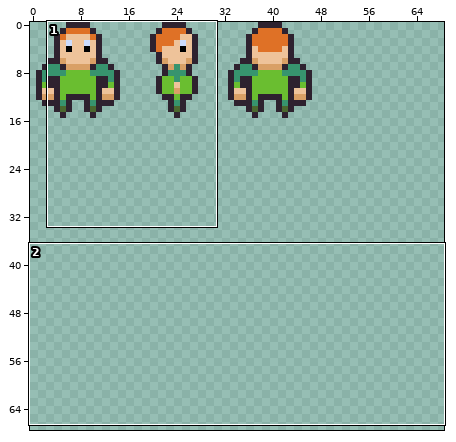
Two states of a sprite sheet, Data/Tiles/CharactersSheet.png. Above, an overview of the earlier version with the close-up marked.
Close-up. The starting point:
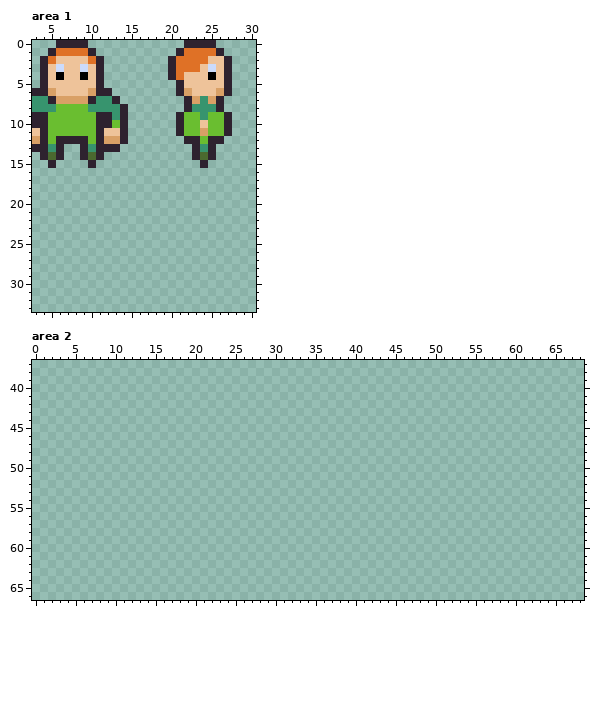
The file is 128x128 pixels. Shown: area 1: x 3..30, y 0..33; area 2: x 0..68, y 37..66. The wide view leaves out empty margins.
After the commit:
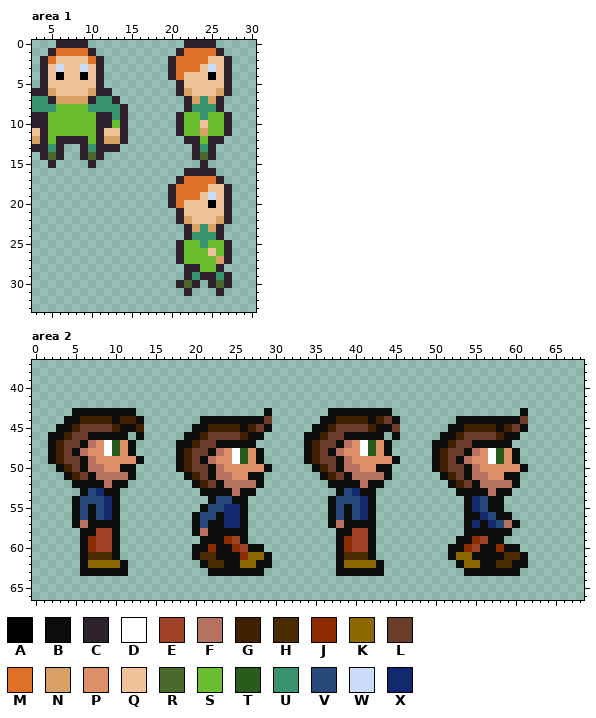
Palette (. is transparent): A #000000  B #0c0c0b  C #2e222f  D #ffffff  E #9f4228  F #b67261  G #412000  H #4b2c00  J #8d2a00  K #8d6700  L #6a3d2a  M #df7126  N #d9a066  P #df8f68  Q #eec39a  R #4b692f  S #6abe30  T #295c1c  U #37946e  V #254a79  W #cbdbfc  X #12296f
Log entry: Added light mask and new character sheet
From old to new:
--- area 1
@@ x 18..29 @@
 15 ......C.....
-16 ............
-17 ............
-18 ............
-19 ............
-20 ............
-21 ............
-22 ............
-23 ............
-24 ............
-25 ............
-26 ............
-27 ............
-28 ............
-29 ............
-30 ............
-31 ............
+16 ....CCCC....
+17 ...CMMMMC...
+18 ..CMMMMQQC..
+19 ..CMMMQWQC..
+20 ..CMQQQAQC..
+21 ...CQQQQQC..
+22 ...CNQQQNC..
+23 ....CNUNC...
+24 ....CUUUC...
+25 ...CSSUSSC..
+26 ...CSSSQSC..
+27 ...CSSSSNC..
+28 ....CCSSC...
+29 ....CUCCUC..
+30 ...CRC.CRC..
+31 ....C...C...
 32 ............
--- area 2
@@ x 0..68 @@
 42 .....................................................................
-43 .....................................................................
-44 .....................................................................
-45 .....................................................................
-46 .....................................................................
-47 .....................................................................
-48 .....................................................................
-49 .....................................................................
-50 .....................................................................
-51 .....................................................................
-52 .....................................................................
-53 .....................................................................
-54 .....................................................................
-55 .....................................................................
-56 .....................................................................
-57 .....................................................................
-58 .....................................................................
-59 .....................................................................
-60 .....................................................................
-61 .....................................................................
-62 .....................................................................
-63 .....................................................................
+43 .....BBBBBBBB................B.......BBBBBBBB................B.......
+44 ....BBGGGGBGGB.......BBBBBBBBL......BBGGGGBGLB.......BBBBBBBBL.......
+45 ...BBGLLLLGBBG......BBGGGGBGLB.....BBGLLLLGBBL......BBGGGGBGLB.......
+46 ..BBGLLBBBBB.B.....BBGLLLLGBB.....BBGLLBBBBB.B.....BBGLLLLGBB........
+47 ..BGLLBFPDTPB.....BBGLLBBBBB......BGLLBFPDTPB.....BBGLLBBBBB.........
+48 ..BGLBFPPDTPB.....BGLLBFPDTPB.....BGLBFPPDTPB.....BGLLBFPDTPB........
+49 ..BGLLBFPPPPPB....BGLBFPPDTPB.....BGLLBFPPPPPB....BGLBFPPDTPB........
+50 ...BGLBFFPPBB.....BGLLBFPPPPPB.....BGLBFFPPBB.....BGLLBFPPPPPB.......
+51 ....BGLBFFFFB......BGLBFFPPBB.......BGLBFFFFB......BGLBFFPPBB........
+52 .....BBBBFBB........BGLBFFFFB........BBBBFBB........BGLBFFFFB........
+53 ......BVXBB..........BBBBFBB..........BVXBB..........BBBBFBB.........
+54 .....BVVVXB...........BVVBB..........BVVVXB...........BXVBB..........
+55 .....BVBVXB..........BVVXXB..........BVBVXB...........BXVBB..........
+56 .....BVBVXB.........BVVBXXB..........BVBVXB...........BBXVBB.........
+57 .....BFBBBB.........BVBBXXB..........BFBBBB...........BXBXVFB........
+58 ......BBEEB.........BFBBBBB...........BBEEB...........BBBBBB.........
+59 ......BJEEB..........BBBJEB...........BJEEB..........BBJEBB..........
+60 ......BJEEB.........BBJBBJEBB.........BJEEB.........BBJEBBJBB........
+61 ......BHHHB.........BHHBBBJKKB........BHHHB.........BKKBBBBHHB.......
+62 ......BKKKKB.........BHHBBKKBB........BKKKKB.........BKKBBHHBB.......
+63 ......BBBBBB..........BBBBBBB.........BBBBBB..........BBBBBBB........
 64 .....................................................................
